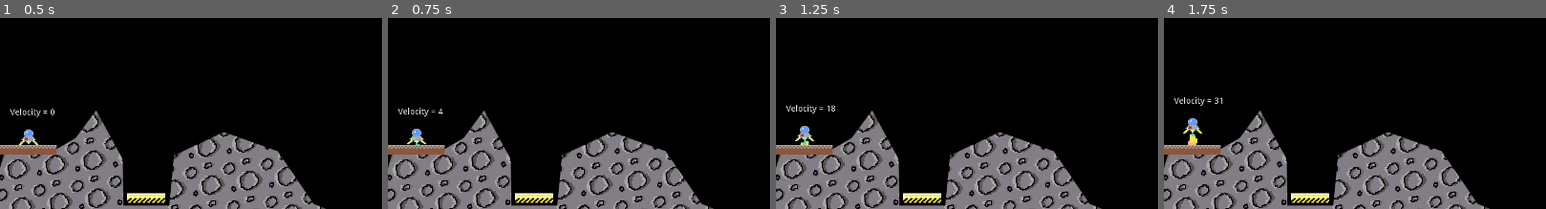
Above: before the commit, frames 1-4 (left to right).
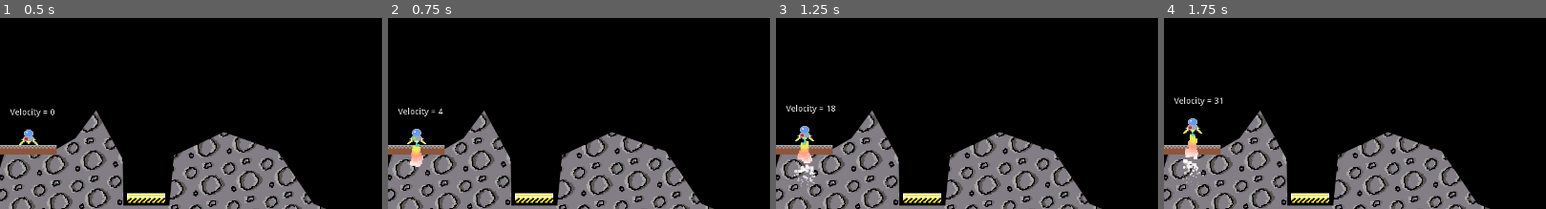
Above: after the commit, the same moments.

Repository: JestemStefan/GWJ_48_Moon_Lander
Game: Godot game, scene res://scenes/levels/Level_2.tscn
Two runs of this game, one before a commit and one after it. Both use one fixed random seed, a clock stepped at 60 frames per second and the inputs below. This scene is started directly instead of the project's main scene. Sound files missing from this copy of the repository are replaced by a short silence.
Inputs (mouse positions are % of the whole screen's width and height, from its top left):
- Up to frame 1 (0.5 s): no input
- Up to frame 2 (0.75 s): tap Enter at 0.5 s; move the mouse to (45, 70) at 0.52 s; hold Up (ui_up) from 0.53 s (still down)
- Up to frame 3 (1.25 s): keep holding Up (ui_up)
- Up to frame 4 (1.75 s): keep holding Up (ui_up); move the mouse to (80, 65) at 1.27 s
The pictures show only the part of the screen within x 0-50%, y 27-77%; the shares and areas given below are measured in that part.

Frame 1 is identical in both runs. In frame 2, 0.3% of the frame differs, in the area x 5-10%, y 66-78%; in frame 3, 0.5%, in the area x 4-11%, y 66-90%; in frame 4, 0.4%.

Commit message:
Updated tutorial info

Diff:
--- a/scenes/levels/Level_2.tscn
+++ b/scenes/levels/Level_2.tscn
@@ -27,9 +27,6 @@
 margin_bottom = 655.0
 color = Color( 0, 0, 0, 1 )
 
-[node name="Player" parent="." instance=ExtResource( 1 )]
-position = Vector2( 48, 372 )
-
 [node name="Ground" parent="." instance=ExtResource( 2 )]
 
 [node name="CollisionPolygon2D" parent="Ground" index="0"]
@@ -38,21 +35,11 @@
 [node name="StartingPad" parent="." instance=ExtResource( 3 )]
 position = Vector2( 47, 395 )
 
-[node name="UI" type="CanvasLayer" parent="."]
-
-[node name="Counter" parent="UI" instance=ExtResource( 4 )]
-startFuel = 1000
-
-[node name="WinnerScreen" parent="UI" instance=ExtResource( 6 )]
-visible = false
-maximumTimeForStar = 45.0
-minimumFuelForStar = 400
-
 [node name="LandingPad3" parent="." instance=ExtResource( 5 )]
 position = Vector2( 1048, 357 )
 
 [node name="CollisionShape2D" parent="LandingPad3" index="0"]
-shape = SubResource( 1 )
+shape = SubResource( 4 )
 
 [node name="Sprite" parent="LandingPad3" index="1"]
 scale = Vector2( 1, 2 )
@@ -74,8 +61,21 @@
 [node name="CollisionShape2D" parent="LandingPad" index="0"]
 shape = SubResource( 3 )
 
+[node name="UI" type="CanvasLayer" parent="."]
+
+[node name="Counter" parent="UI" instance=ExtResource( 4 )]
+startFuel = 1000
+
+[node name="WinnerScreen" parent="UI" instance=ExtResource( 6 )]
+visible = false
+maximumTimeForStar = 45.0
+minimumFuelForStar = 400
+
+[node name="Player" parent="." instance=ExtResource( 1 )]
+position = Vector2( 48, 372 )
+
+[connection signal="fuelEmpty" from="UI/Counter" to="Player" method="_onFuelEmpty"]
 [connection signal="emitFuel" from="Player" to="UI/Counter" method="decreaseFuel"]
-[connection signal="fuelEmpty" from="UI/Counter" to="Player" method="_onFuelEmpty"]
 
 [editable path="Ground"]
 [editable path="LandingPad3"]
--- a/scenes/levels/Tutorial.tscn
+++ b/scenes/levels/Tutorial.tscn
@@ -1,18 +1,37 @@
-[gd_scene load_steps=12 format=2]
+[gd_scene load_steps=20 format=2]
 
 [ext_resource path="res://scenes/level_elements/LandingPad.tscn" type="PackedScene" id=1]
 [ext_resource path="res://scenes/player/Player.tscn" type="PackedScene" id=2]
 [ext_resource path="res://scenes/level_elements/Ground.tscn" type="PackedScene" id=3]
 [ext_resource path="res://scenes/level_elements/StartingPad.tscn" type="PackedScene" id=4]
 [ext_resource path="res://art/arrows_up.png" type="Texture" id=5]
+[ext_resource path="res://src/landing_pads/LandingPad.gd" type="Script" id=6]
 [ext_resource path="res://scenes/UI/Counter.tscn" type="PackedScene" id=7]
 [ext_resource path="res://art/arrows_left.png" type="Texture" id=8]
 [ext_resource path="res://art/arrows_right.png" type="Texture" id=9]
+[ext_resource path="res://art/moon_full_star.png" type="Texture" id=10]
+[ext_resource path="res://art/landing_pad_hard.png" type="Texture" id=11]
 [ext_resource path="res://art/themes/MainTheme.tres" type="Theme" id=12]
 [ext_resource path="res://scenes/UI/WinnerScreen.tscn" type="PackedScene" id=13]
+[ext_resource path="res://art/landing_pad_easy.png" type="Texture" id=14]
+[ext_resource path="res://art/landing_pad_medium.png" type="Texture" id=15]
 
 [sub_resource type="RectangleShape2D" id=1]
 extents = Vector2( 48, 8 )
+
+[sub_resource type="RectangleShape2D" id=2]
+extents = Vector2( 32, 8 )
+
+[sub_resource type="SpriteFrames" id=3]
+animations = [ {
+"frames": [ ExtResource( 14 ), ExtResource( 15 ), ExtResource( 11 ) ],
+"loop": true,
+"name": "default",
+"speed": 5.0
+} ]
+
+[sub_resource type="RectangleShape2D" id=4]
+extents = Vector2( 16, 8 )
 
 [node name="Level_Tutorial" type="Node2D"]
 
@@ -25,9 +44,6 @@
 margin_bottom = 655.0
 color = Color( 0, 0, 0, 1 )
 
-[node name="Player" parent="." instance=ExtResource( 2 )]
-position = Vector2( 522, 474 )
-
 [node name="Ground" parent="." instance=ExtResource( 3 )]
 
 [node name="StartingPad" parent="." instance=ExtResource( 4 )]
@@ -38,6 +54,33 @@
 
 [node name="CollisionShape2D" parent="LandingPad" index="0"]
 shape = SubResource( 1 )
+
+[node name="LandingPad2" parent="." instance=ExtResource( 1 )]
+position = Vector2( 928, 436 )
+script = ExtResource( 6 )
+
+[node name="CollisionShape2D" parent="LandingPad2" index="0"]
+shape = SubResource( 2 )
+
+[node name="Sprite" parent="LandingPad2" index="1"]
+scale = Vector2( 2, 2 )
+frames = SubResource( 3 )
+frame = 1
+
+[node name="LandingPad3" parent="." instance=ExtResource( 1 )]
+position = Vector2( 1063, 365 )
+script = ExtResource( 6 )
+
+[node name="CollisionShape2D" parent="LandingPad3" index="0"]
+shape = SubResource( 4 )
+
+[node name="Sprite" parent="LandingPad3" index="1"]
+scale = Vector2( 1, 2 )
+frames = SubResource( 3 )
+frame = 2
+
+[node name="Player" parent="." instance=ExtResource( 2 )]
+position = Vector2( 522, 474 )
 
 [node name="UI" type="CanvasLayer" parent="."]
 
@@ -86,13 +129,54 @@
 text = "Rotate"
 
 [node name="Label3" type="Label" parent="TutorialGraphics"]
-margin_left = 115.0
-margin_top = 167.0
-margin_right = 655.0
-margin_bottom = 195.0
-text = "Land on the other platform SLOWLY"
+margin_left = -15.0
+margin_top = 141.0
+margin_right = 699.0
+margin_bottom = 169.0
+text = "Land on the other platform with velocity < 10"
+
+[node name="Label4" type="Label" parent="TutorialGraphics"]
+margin_left = -15.0
+margin_top = 185.0
+margin_right = 699.0
+margin_bottom = 213.0
+text = "Land with more then 500 fuel"
+
+[node name="MoonFullStar" type="Sprite" parent="TutorialGraphics"]
+position = Vector2( 578, 91 )
+texture = ExtResource( 10 )
+
+[node name="MoonFullStar7" type="Sprite" parent="TutorialGraphics"]
+position = Vector2( -45, 155 )
+texture = ExtResource( 10 )
+
+[node name="MoonFullStar8" type="Sprite" parent="TutorialGraphics"]
+position = Vector2( -45, 201 )
+texture = ExtResource( 10 )
+
+[node name="MoonFullStar2" type="Sprite" parent="TutorialGraphics"]
+position = Vector2( 724, 28 )
+texture = ExtResource( 10 )
+
+[node name="MoonFullStar3" type="Sprite" parent="TutorialGraphics"]
+position = Vector2( 761, 28 )
+texture = ExtResource( 10 )
+
+[node name="MoonFullStar4" type="Sprite" parent="TutorialGraphics"]
+position = Vector2( 846, -42 )
+texture = ExtResource( 10 )
+
+[node name="MoonFullStar5" type="Sprite" parent="TutorialGraphics"]
+position = Vector2( 884, -42 )
+texture = ExtResource( 10 )
+
+[node name="MoonFullStar6" type="Sprite" parent="TutorialGraphics"]
+position = Vector2( 920, -42 )
+texture = ExtResource( 10 )
 
 [connection signal="emitFuel" from="Player" to="UI/Counter" method="decreaseFuel"]
 [connection signal="fuelEmpty" from="UI/Counter" to="Player" method="_onFuelEmpty"]
 
 [editable path="LandingPad"]
+[editable path="LandingPad2"]
+[editable path="LandingPad3"]
--- a/src/ui/WinnerScreen.gd
+++ b/src/ui/WinnerScreen.gd
@@ -41,12 +41,15 @@
 
 func onRestartButtonPressed():
 	$ClickSFX.play()
+	MusicManager.play_level_music()
 	get_tree().reload_current_scene()
+
 
 func onBackToLevelSelectButtonPressed():
 	$ClickSFX.play()
+	MusicManager.play_main_menu_music()
 	get_tree().change_scene("res://scenes/menu/LevelSelection.tscn")
-	MusicManager.play_main_menu_music()
+
 
 func onRestartMouseEntered():
 	$HoverSFX.play()
Not shown: 1 places in scenes/levels/Level_2.tscn that only renumber resources
